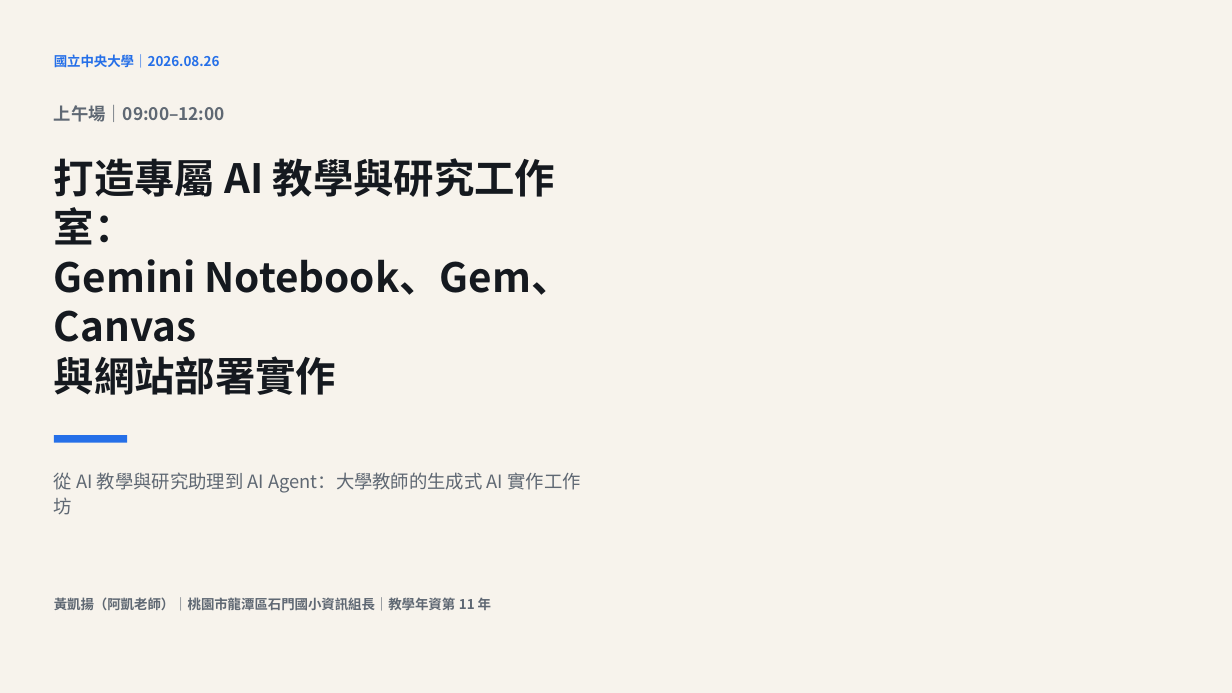
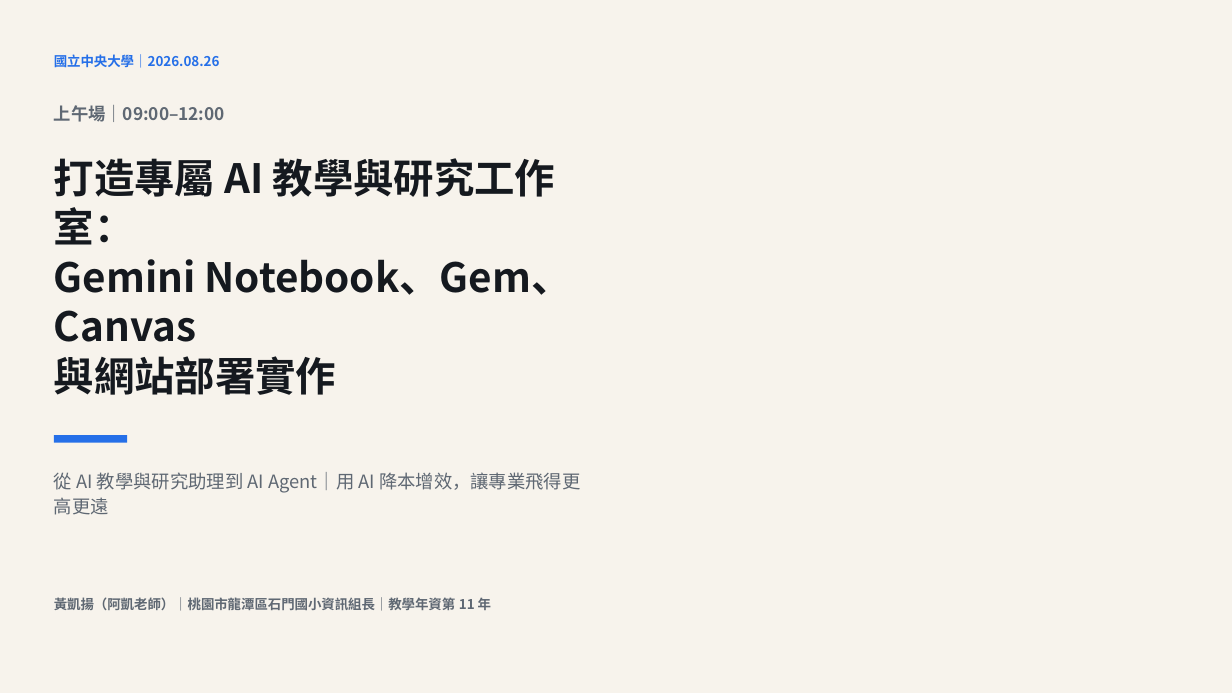
Before and after one commit to cagoooo/ncu-ai-agent-workshop-20260826, a slide deck: slide 1 of 01_簡報/上午場_打造專屬AI教學與研究工作室_20260826.pptx. Drawn at 1232x693 pixels with LibreOffice and Linux fonts; fonts in the diff are those of the drawing; background and template pictures are left out. Boxes give left, top, right and bottom in pixels: in the first picture for what was removed or moved away, otherwise in the second. Text is boxed around its words. In the diff, an @@ line names an element or a change of style, - is before the commit and + after.

```diff
--- a/01_簡報/上午場_打造專屬AI教學與研究工作室_20260826.pptx
+++ b/01_簡報/上午場_打造專屬AI教學與研究工作室_20260826.pptx
@@ text at bbox=[54, 472, 580, 515]: text changed @@
-從 AI 教學與研究助理到 AI Agent：大學教師的生成式 AI 實作工作坊
+從 AI 教學與研究助理到 AI Agent｜用 AI 降本增效，讓專業飛得更高更遠
```
Also in this commit, not shown: 43 other slides changed, 3 slides added, 22 other files.
